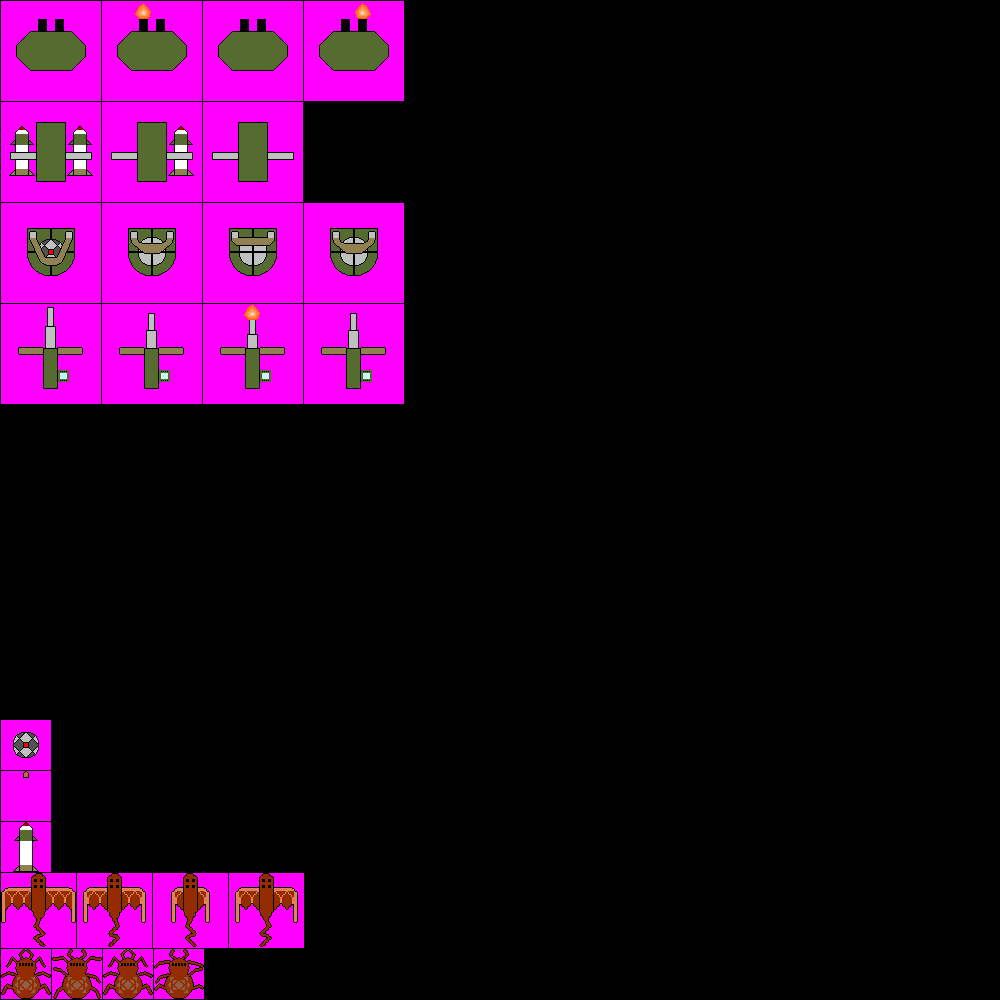
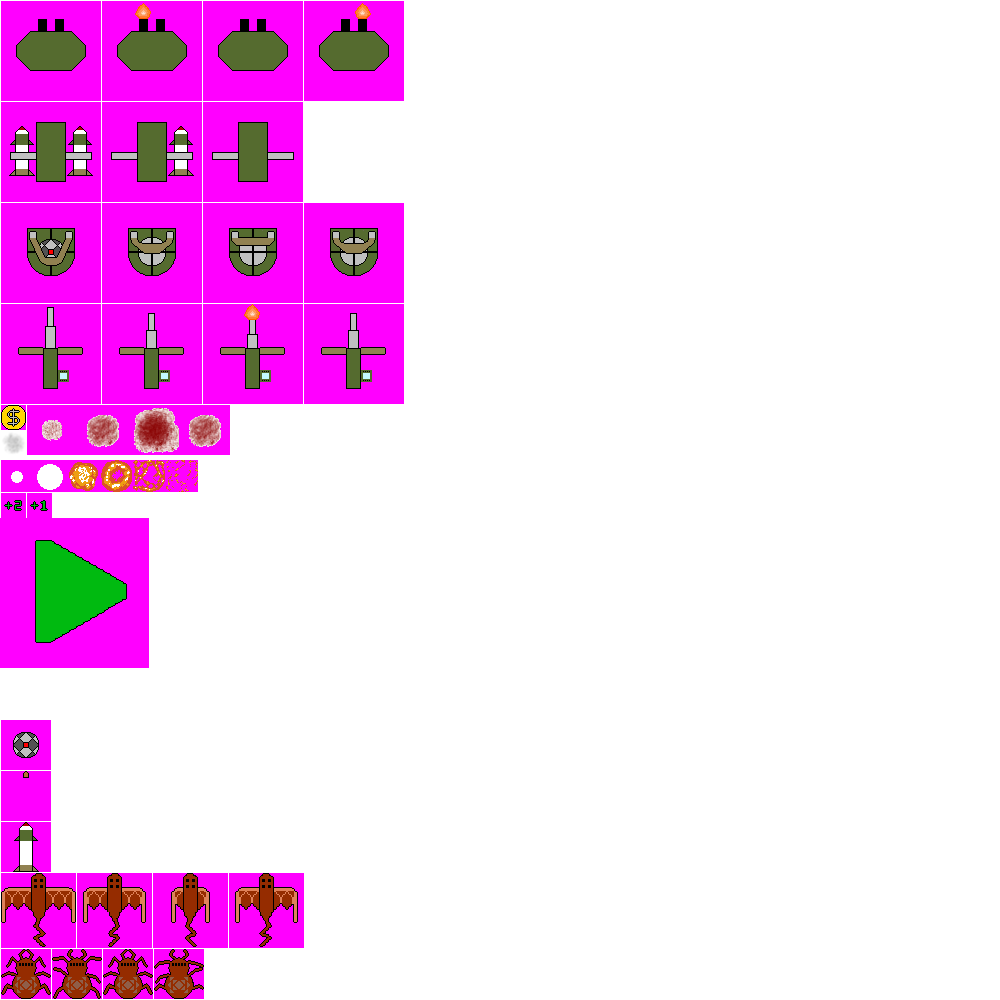
Layers edited between the first and the second 1000px x 1000px image:
painted on "Ground Creep 1" over left=14, top=993, right=38, bottom=997
painted on "Ground Creep 2" over left=65, top=993, right=89, bottom=997
painted on "Ground Creep 3" over left=116, top=993, right=140, bottom=997
painted on "Ground Creep 4" over left=167, top=993, right=191, bottom=997
added group "Particles" with 6 layers above "Entrance Arrow" over left=1, top=405, right=230, bottom=518
added layer "Ground Creep Score" in group "Particles" over left=27, top=493, right=52, bottom=518
added layer "Air Creep Score" in group "Particles" over left=1, top=493, right=26, bottom=518
added layer "Blood Particle" in group "Particles" over left=27, top=405, right=230, bottom=455
added layer "Explosion Particle" in group "Particles" over left=1, top=460, right=198, bottom=492
added layer "Smoke Particle" in group "Particles" over left=1, top=431, right=26, bottom=456
added layer "Sell Particle" in group "Particles" over left=1, top=405, right=26, bottom=430
added group "Entrance Arrow" with 1 layers above "Background Working" over left=0, top=518, right=149, bottom=668
added layer "Entrance Arrow 1" in group "Entrance Arrow" over left=0, top=518, right=149, bottom=668
hid "Background Working", painted on it over left=0, top=0, right=1000, bottom=1000
removed layer "Background Export" over left=0, top=0, right=1000, bottom=1000
